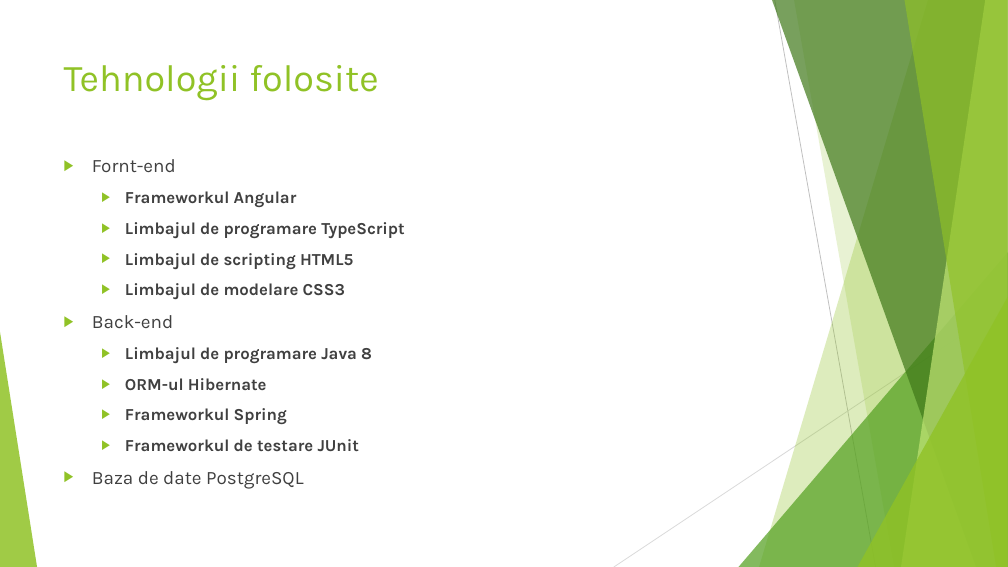
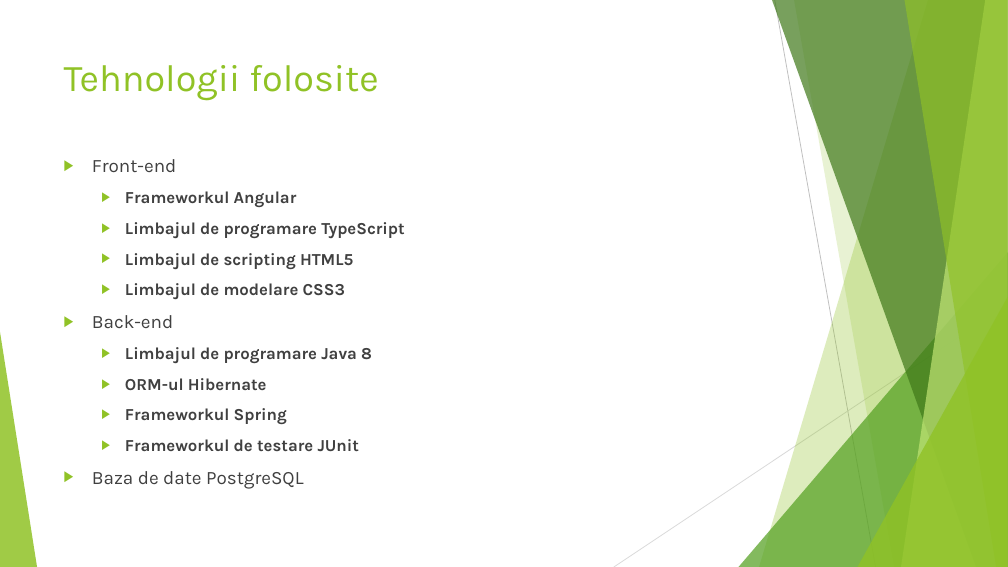
Before and after one commit to stefan-adrian/hotel-manager, a slide deck: slide 5 of documentation/videos/hotel-manager.pptx. Drawn at 1008x567 pixels with LibreOffice and Linux fonts; fonts in the diff are those of the drawing. Boxes give left, top, right and bottom in pixels: in the first picture for what was removed or moved away, otherwise in the second. Text is boxed around its words. In the diff, an @@ line names an element or a change of style, - is before the commit and + after.

```diff
--- a/documentation/videos/hotel-manager.pptx
+++ b/documentation/videos/hotel-manager.pptx
@@ text at [92, 159, 176, 172]: text changed @@
-▶ Fornt-end
+▶ Front-end
```
Also in this commit, not shown: 6 other slides changed.
